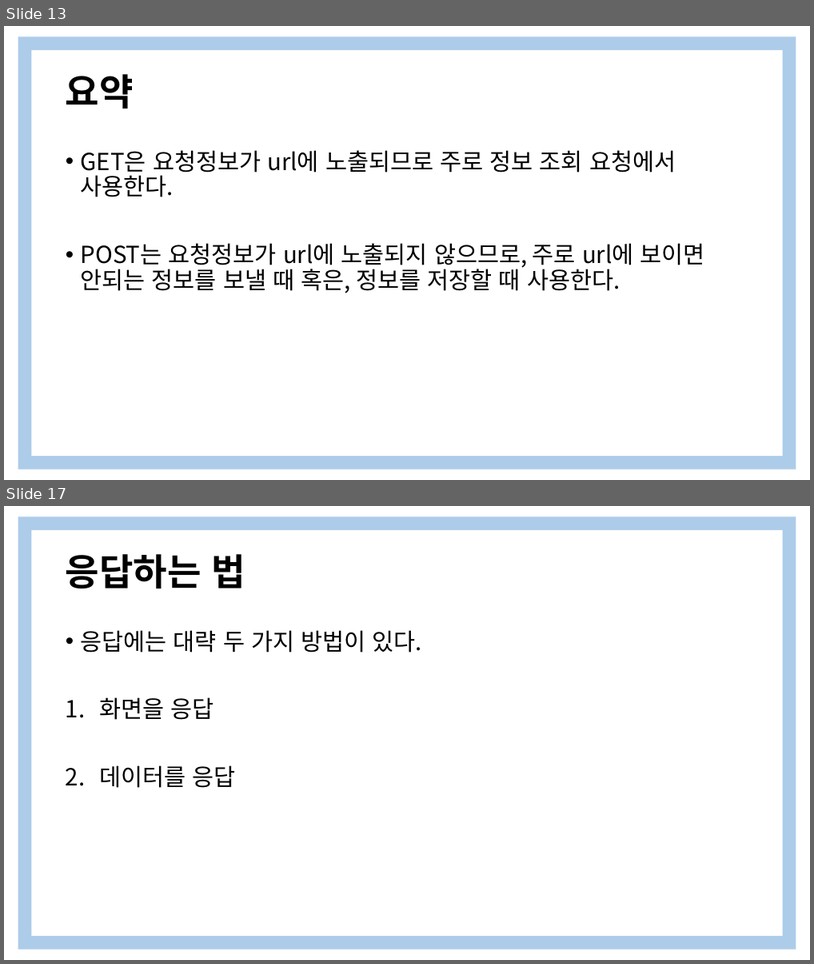
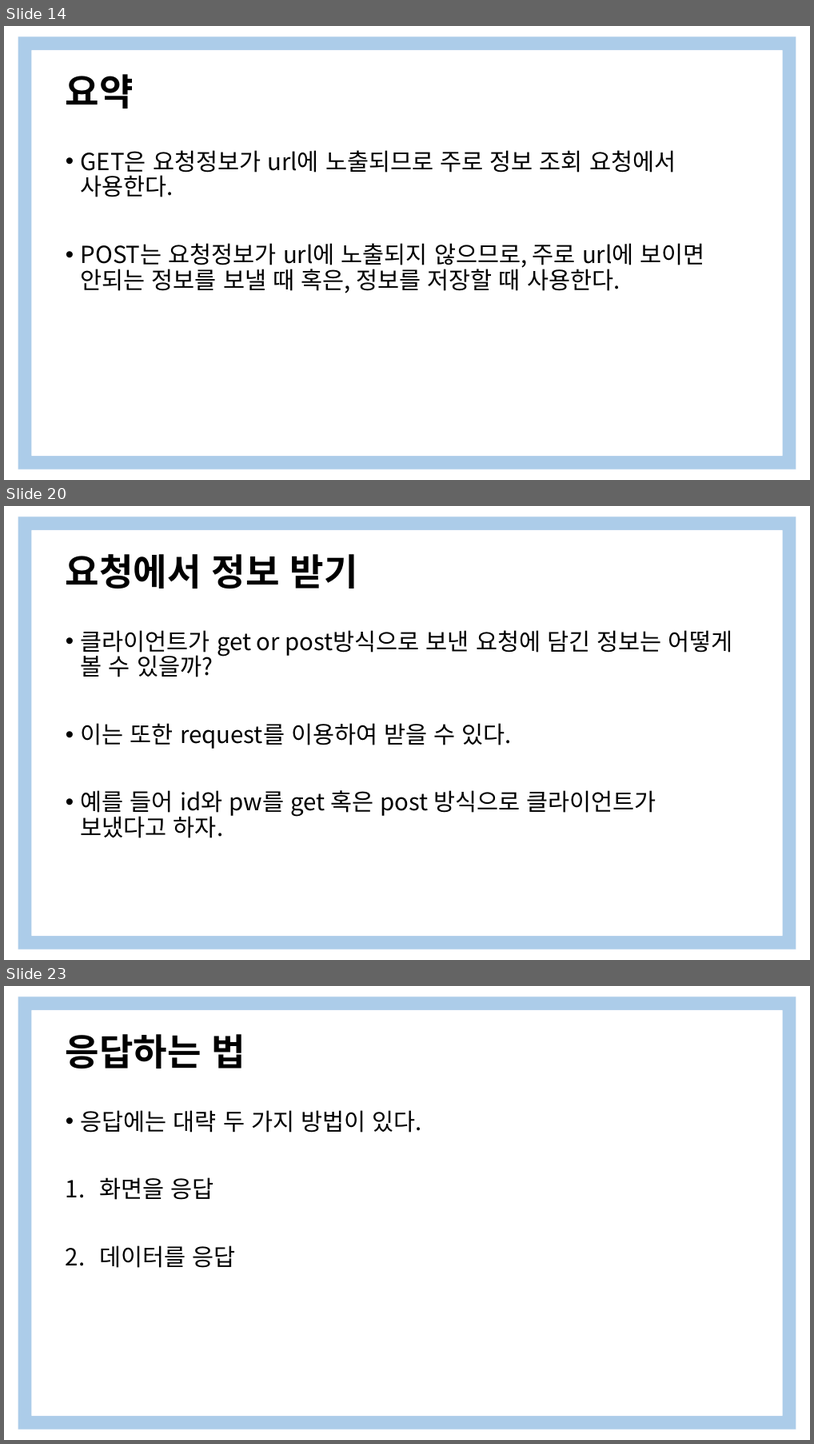
Before and after one commit to yooooonshine/django_seminar, a slide deck: 2주차/Django 특강 2Weeks.pptx. Shown one above the other, each under a label of ours: slides 13 and 17 before the commit, slides 14, 20 and 23 after it; the slides between them are not shown. The pictures are 814x964 and 814x1444 pixels, drawn with LibreOffice and Linux fonts; fonts in the diff are those of the drawing. Boxes give left, top, right and bottom in pixels: in the first picture for what was removed or moved away, otherwise in the second. Text is boxed around its words. In the diff, an @@ line names an element or a change of style, - is before the commit and + after.

```diff
--- a/2주차/Django 특강 2Weeks.pptx
+++ b/2주차/Django 특강 2Weeks.pptx
@@ slide 20 added at (4, 506, 810, 960), background #FFFFFF; not listed: 1 template element that a slide beside it also shows @@
@@ title added at (66, 554, 358, 588), 44 pt, text #000000, bold @@
+요청에서 정보 받기
@@ text added at (81, 630, 734, 838), 28 pt, text #000000 @@
+• 클라이언트가 get or post방식으로 보낸 요청에 담긴 정보는 어떻게 볼 수 있을까?
+• 이는 또한 request를 이용하여 받을 수 있다.
+• 예를 들어 id와 pw를 get 혹은 post 방식으로 클라이언트가 보냈다고 하자.
@@ what was slide 13 is now slide 14 @@
@@ what was slide 17 is now slide 23 @@
```
Also in this commit, not shown: 5 slides changed, 10 other slides added, 4 slides removed.
